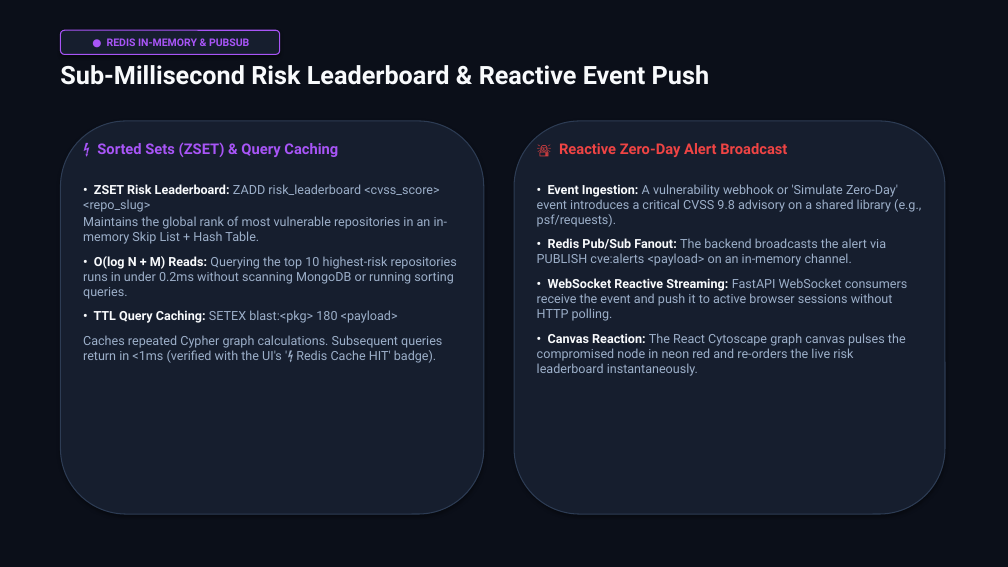
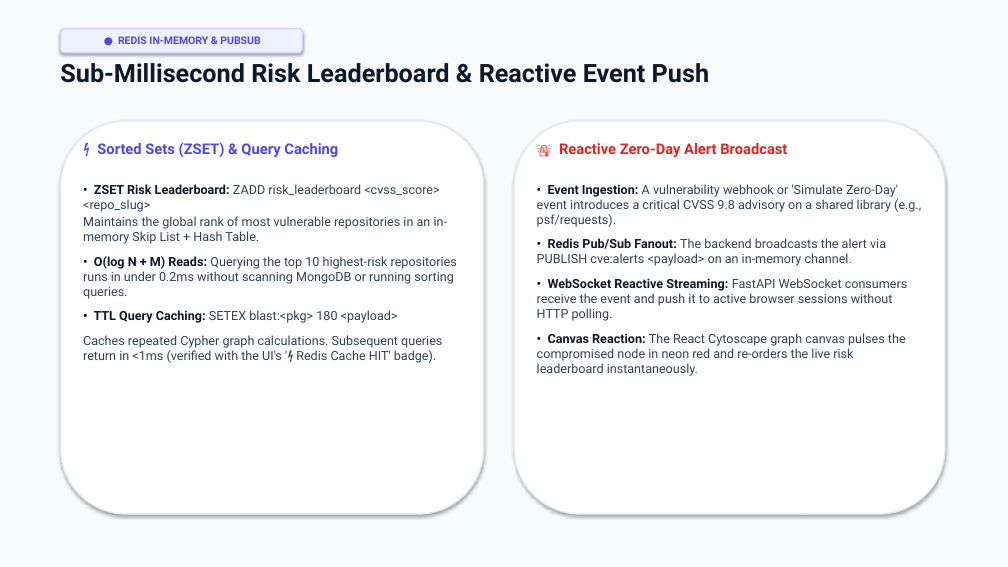
Before and after one commit to Sid-V5/ChainReaction, a slide deck: slide 10 of ChainReaction_Architecture_Presentation.pptx. Drawn at 1008x567 pixels with LibreOffice and Linux fonts; fonts in the diff are those of the drawing. Boxes give left, top, right and bottom in pixels: in the first picture for what was removed or moved away, otherwise in the second. Text is boxed around its words. In the diff, an @@ line names an element or a change of style, - is before the commit and + after.

Commit message:
style: overhaul presentation deck to clean executive light theme

```diff
--- a/ChainReaction_Architecture_Presentation.pptx
+++ b/ChainReaction_Architecture_Presentation.pptx
@@ rectangle at [0, 0, 1008, 567]: fill #0B0F19 to #F8FAFC @@
@@ rounded rectangle "● REDIS IN-MEMORY & PUBSUB": place and size @@
-rounded rectangle "● REDIS IN-MEMORY & PUBSUB" at [60, 30, 280, 54]
+rounded rectangle "● REDIS IN-MEMORY & PUBSUB" at [60, 29, 302, 53]
@@ rounded rectangle "● REDIS IN-MEMORY & PUBSUB" at [60, 29, 302, 53]: text colour #A855F7 to #4F46E5; fill #161E2E to #EEF2FF; outline #A855F7 1 pt to #C7D2FE 1 pt @@
@@ text "Sub-Millisecond Risk Leaderboard & Reactive ..." at [60, 63, 709, 83]: text colour #F8FAFC to #0F172A @@
@@ rounded rectangle at [60, 121, 484, 514]: fill #161E2E to #FFFFFF; outline #2D3C54 1 pt to #E2E8F0 1.2 pt @@
@@ text "⚡ Sorted Sets (ZSET) & ..." at [97, 142, 338, 157]: text colour #A855F7 to #4F46E5 @@
@@ rounded rectangle at [514, 121, 945, 514]: fill #161E2E to #FFFFFF; outline #2D3C54 1 pt to #E2E8F0 1.2 pt @@
@@ text "🚨 Reactive Zero-Day Alert Broadcast" at [559, 143, 787, 157]: text colour #EF4444 to #DC2626 @@
@@ text "• ZSET Risk Leaderboard: ZADD ..." at [83, 184, 457, 363]: text colour #F8FAFC to #0F172A in "• ZSET Risk Leaderboard:", "• O(log N + M) Reads:", "• TTL Query Caching:"; text colour #9CAFC9 to #334155 in "ZADD risk_leaderboard <cvss_score> <repo_slug> Maintains the ...", "Querying the top 10 highest-risk repositories runs ...", "SETEX blast:<pkg> 180 <payload> Caches repeated Cypher ..." @@
@@ text "• Event Ingestion: A vulnerability ..." at [537, 184, 921, 376]: text colour #F8FAFC to #0F172A in "• Event Ingestion:", "• Redis Pub/Sub Fanout:", "• WebSocket Reactive Streaming:", "• Canvas Reaction:"; text colour #9CAFC9 to #334155 in "A vulnerability webhook or 'Simulate Zero-Day' event ...", "The backend broadcasts the alert via PUBLISH ...", "FastAPI WebSocket consumers receive the event and ...", "The React Cytoscape graph canvas pulses the ..." @@
```
Also in this commit, not shown: 11 other slides changed, 1 other file.
